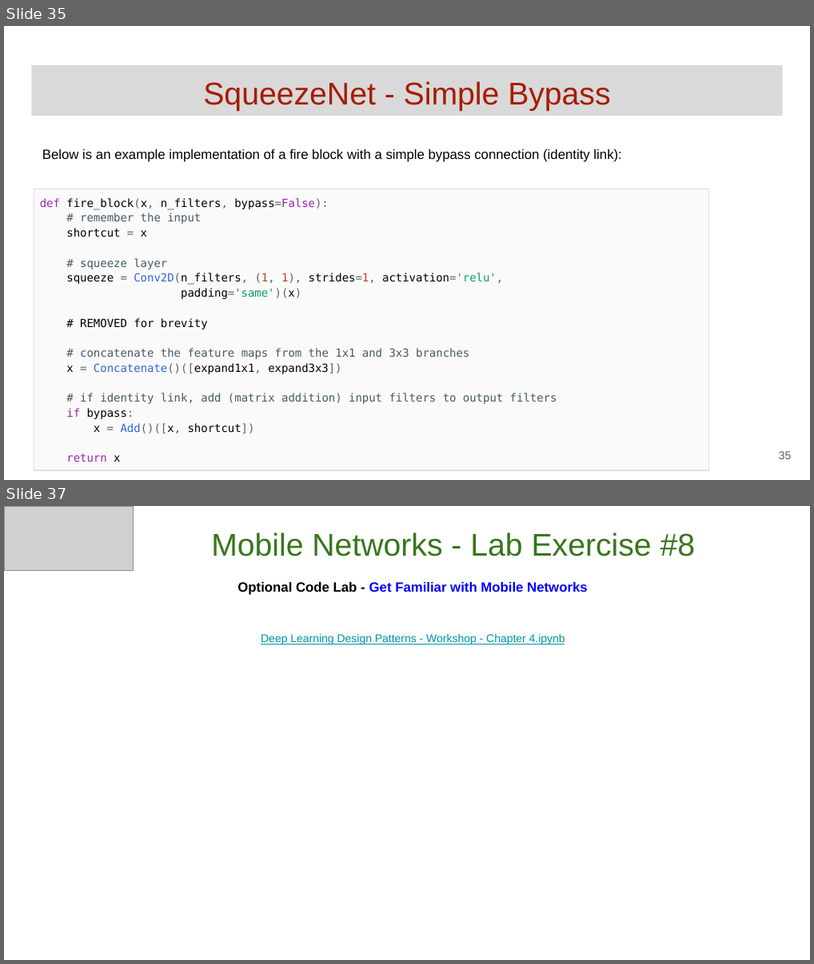
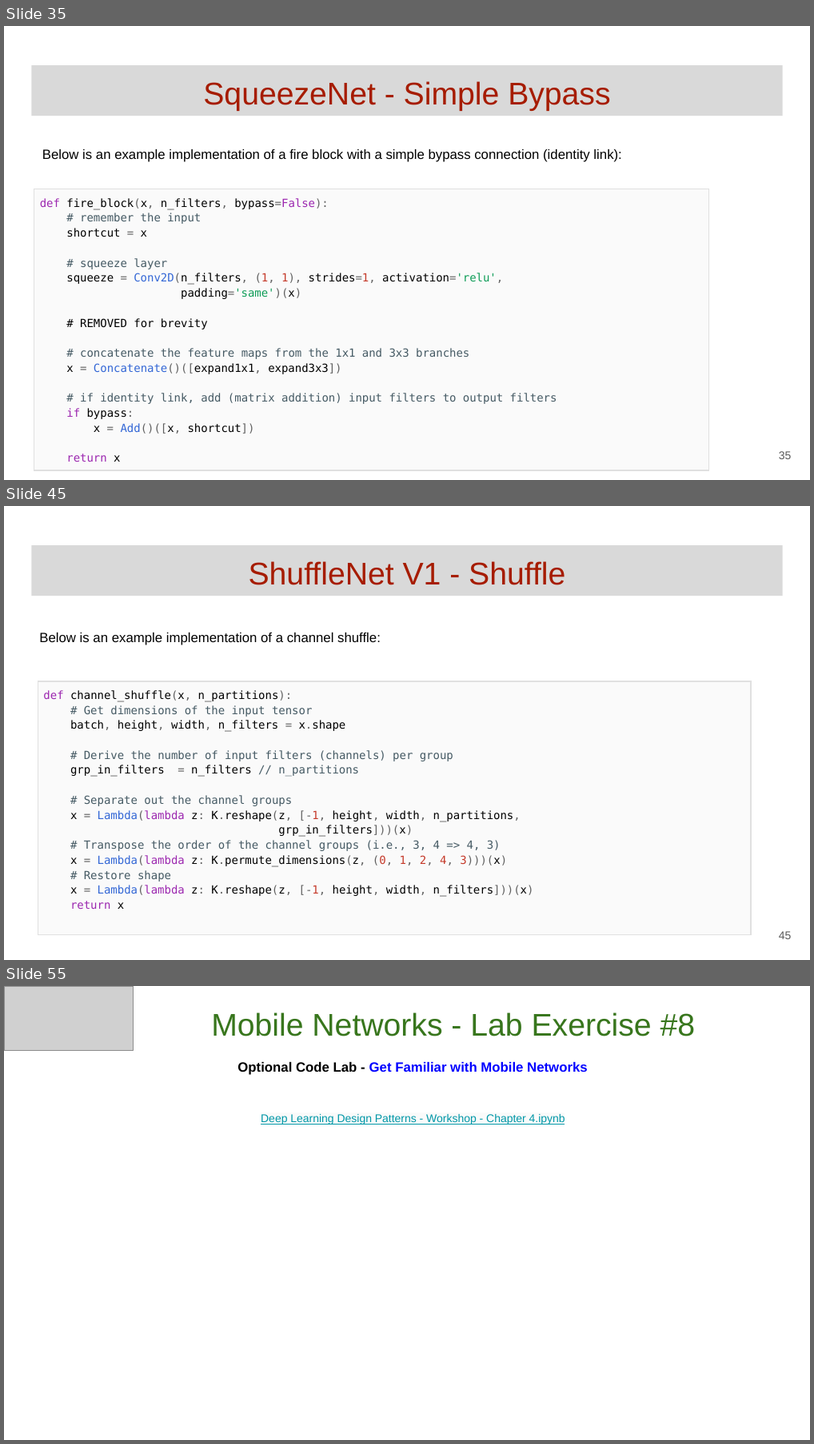
Before and after one commit to GoogleCloudPlatform/keras-idiomatic-programmer, a slide deck: books/deep-learning-design-patterns/Workshops/Junior/Deep Learning Design Patterns - Workshop - Chapter 4.pptx. Shown one above the other, each under a label of ours: slides 35 and 37 before the commit, slides 35, 45 and 55 after it; the slides between them are not shown. The pictures are 814x964 and 814x1444 pixels, drawn with LibreOffice and Linux fonts; fonts in the diff are those of the drawing; grey boxes stand for pictures. Boxes give left, top, right and bottom in pixels: in the first picture for what was removed or moved away, otherwise in the second. Text is boxed around its words. In the diff, an @@ line names an element or a change of style, - is before the commit and + after.

```diff
--- a/books/deep-learning-design-patterns/Workshops/Junior/Deep Learning Design Patterns - Workshop - Chapter 4.pptx
+++ b/books/deep-learning-design-patterns/Workshops/Junior/Deep Learning Design Patterns - Workshop - Chapter 4.pptx
@@ slide 45 added at [4,506,810,960], background #FFFFFF @@
@@ title added at [31,545,783,596], fill #D9D9D9, 28 pt, text #A61C00 @@
+ShuffleNet V1 - Shuffle
@@ text added at [39,632,381,645], 12 pt, text #000000 @@
+Below is an example implementation of a channel shuffle:
@@ table added at [38,681,750,945], 1 rows, 1 columns @@
+def channel_shuffle(x, n_partitions): / # Get dimensions of the input tensor / batch, height, width, n_filters = x.shape / # Derive the number of input filters (channels) per group / grp_in_filters = n_filters // n_partitions / # Separate out the channel groups / x = Lambda(lambda z: K.reshape(z, [-1, height, width, n_partitions, grp_in_filters]))(x) / # Transpose the order of the channel groups (i.e., 3, 4 => 4, 3) / x = Lambda(lambda z: K.permute_dimensions(z, (0, 1, 2, 4, 3)))(x) / # Restore shape / x = Lambda(lambda z: K.reshape(z, [-1, height, width, n_filters]))(x) / return x
@@ page number added at [779,931,792,939], 10 pt, text #595959 @@
+45
@@ what was slide 37 is now slide 55 @@
```
Also in this commit, not shown: 1 slide changed, 17 other slides added.
